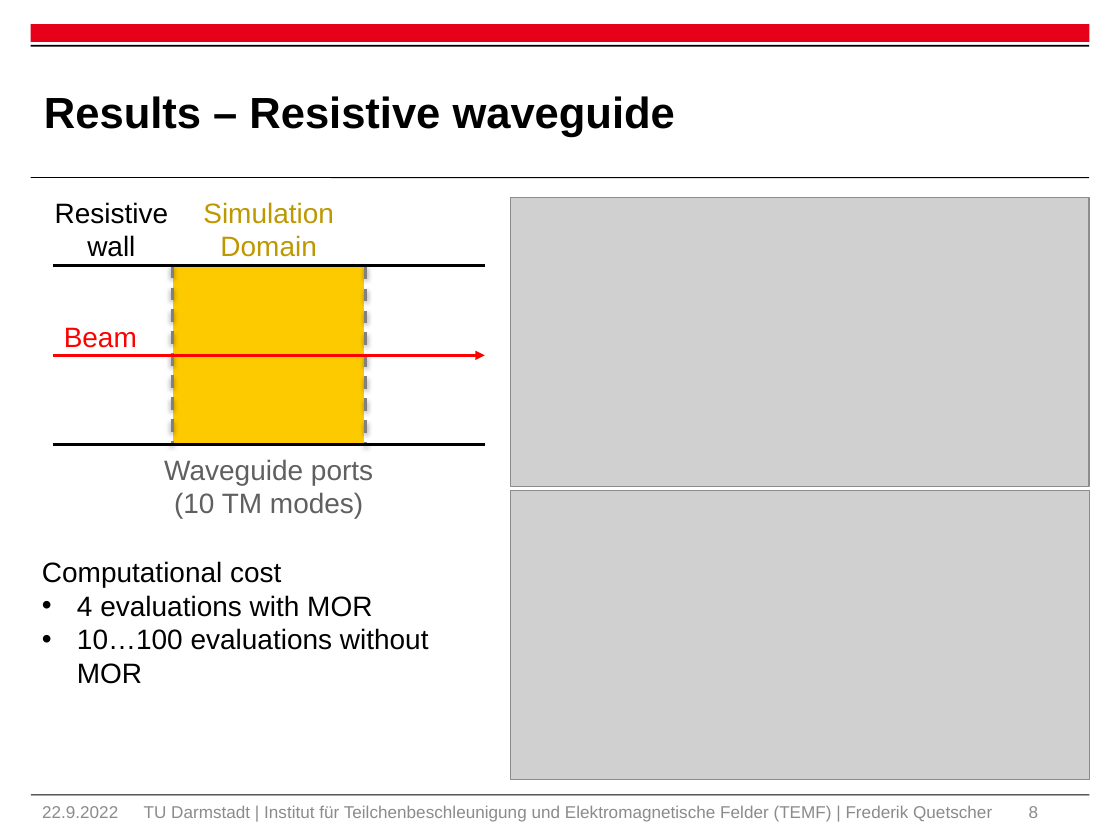
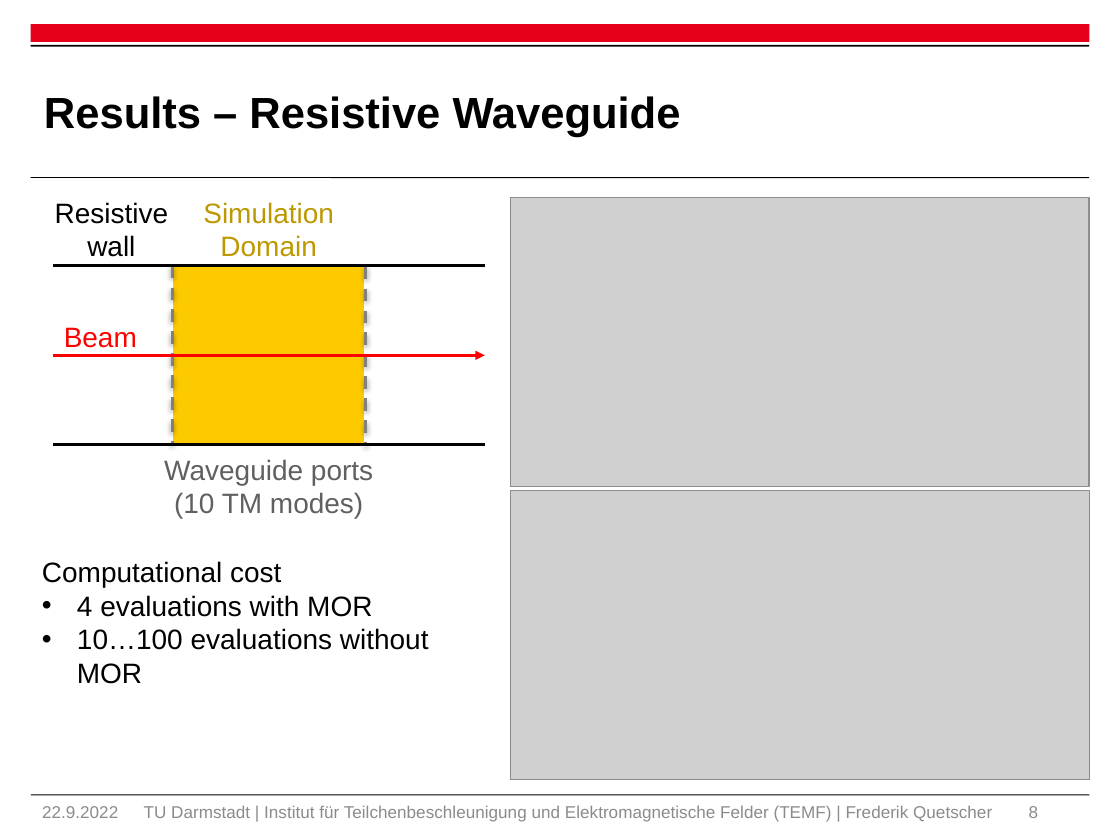
Before and after one commit to Fred234567890/interactive_mor_felis, a slide deck: slide 8 of Mor presi.pptx. Drawn at 1120x840 pixels with LibreOffice and Linux fonts; fonts in the diff are those of the drawing; grey boxes stand for pictures; background and template pictures are left out. Boxes give left, top, right and bottom in pixels: in the first picture for what was removed or moved away, otherwise in the second. Text is boxed around its words. In the diff, an @@ line names an element or a change of style, - is before the commit and + after.

```diff
--- a/Mor presi.pptx
+++ b/Mor presi.pptx
@@ title at box(44, 96, 681, 137): text changed @@
-Results – Resistive waveguide
+Results – Resistive Waveguide
```
Also in this commit, not shown: 5 other slides changed, 3 other files.
